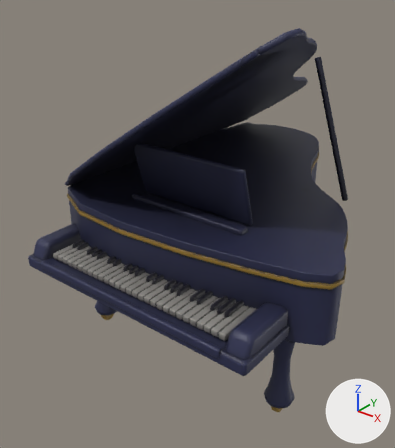
An edit to the FBX model Assets/Art/Instruments/GrandPiano.fbx, drawn before and after from the same camera.
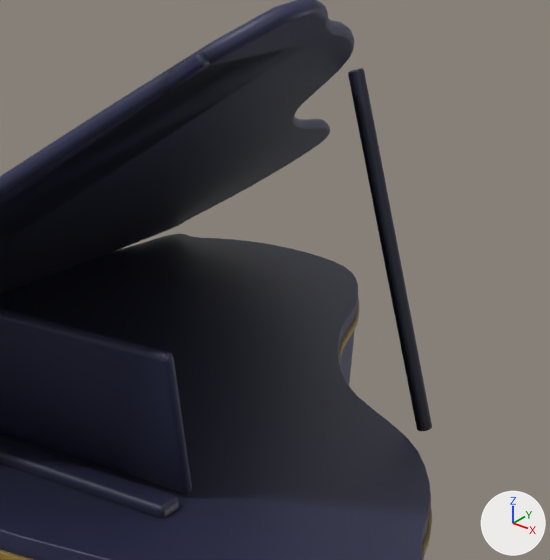
There are two pictures of each version: one whole from a 50 mm camera at (1.81, -2.0, 2.3) aimed at (-0.2, 0.51, 0.74), one close up on the part from 45% to 100% of the width and 7% to 56% of the height. The lights are fixed; the arrows at lower right show +X, +Y and +Z. The last two pictures show the newer version. Where no turn or scale is listed for an object, it has been applied to the vertices.

The first close-up shows 'GrandPiano_Body', 'Lid_Mesh'.
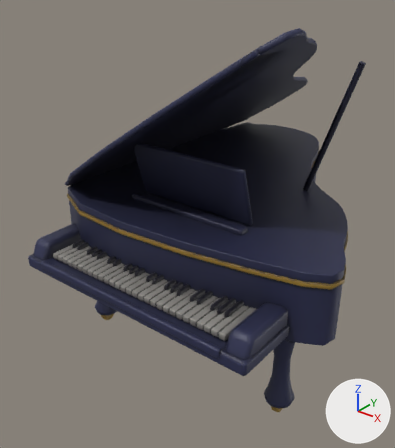
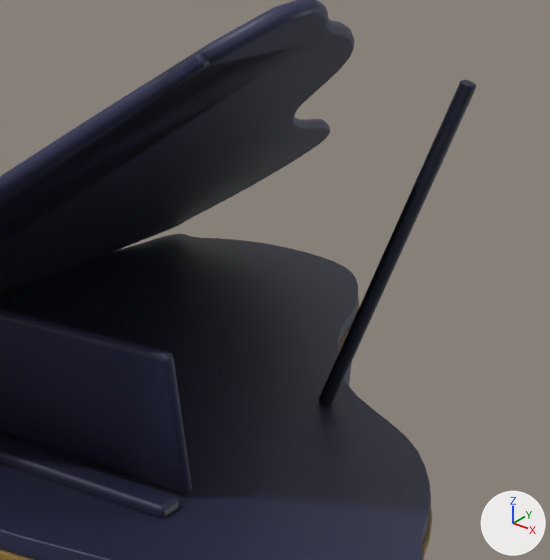
The change, as a list of edits to the scene's bpy script:
```text
Change me_rim_001:
    where me_rim_001.from_pydata(...)  # 6450 vertices, 6072 faces; spans x -0.97..0.98, y -0.4..2.07, z -0.01..1.8
    used by ob_grandpiano_body; location = (0.0, 0.0, 0.0)
    me_rim_001 part 1: the loose piece of 60 vertices spanning x 0.34..0.63, y 0.88..0.92, z 1.0..1.8 is turned 36.8 degrees about the y axis through its middle
```

Pixel boxes (x1, y1, x2, y2) of what changed, in the close-ups (550 x 560 px; the box of a moved part takes in the faces that stretch with it):
'GrandPiano_Body', reshaped
    before: (0, 68, 432, 560)
    after: (0, 80, 476, 560)
part 1 of me_rim_001, moved or reshaped
    before: (348, 68, 432, 431)
    after: (319, 80, 476, 406)
